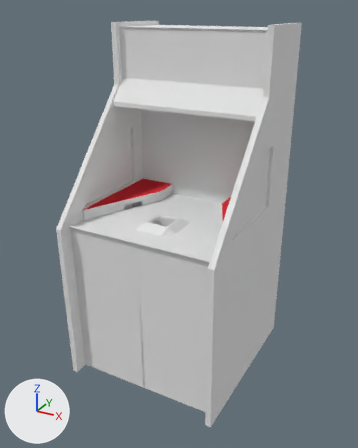
One commit to the Blender file coin pusher/Assets/Models/coinPusher.blend: the scene before it, then after it.
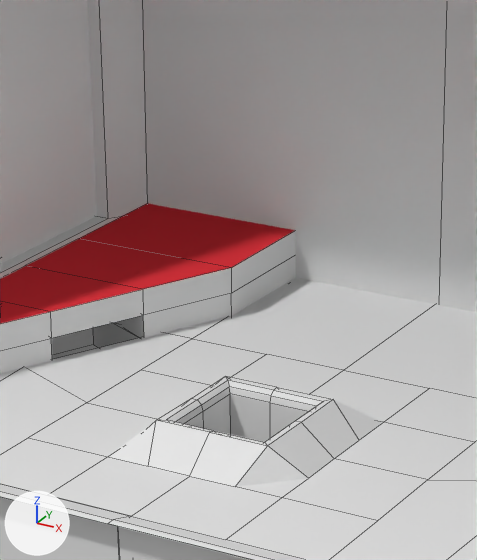
Each version appears first whole from a 50 mm lens placed at (2.919, -5.354, 4.661), pointed at (0.032, -0.105, 2.037), and next in a close-up on the part from 32% to 59% of the width and 31% to 56% of the height. The lights are fixed; the arrows at lower left show +X, +Y and +Z. The close-ups show mesh edges as thin lines.
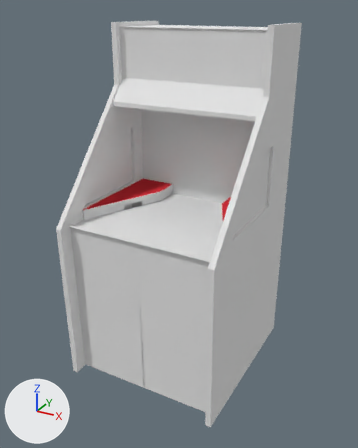
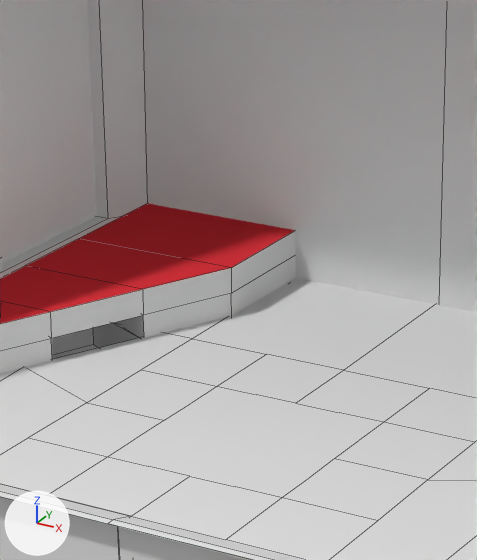
Boxes [x1, y1, x2, y2] around the edits, measured in the close-ups (477 x 560 px):
```json
{"part": 1, "of": "me_cube_003", "change": "cut back", "before": [108, 377, 384, 498], "after": [108, 386, 384, 498]}
```

Scene script edits in JSON lines:
```json
{"block": "me_cube_003", "where": "# used by ob_cube; location = (0.0, 0.0, 1.035); scale = (1.06, 1.06, 1.06)"}
{"op": "remove", "block": "me_cube_003", "code": "me_cube_003.from_pydata(...)  # 212 vertices, 201 faces; spans x -1.0..1.0, y -1.15..1.1, z -1.0..3.23"}
{"op": "add", "block": "me_cube_003", "code": "me_cube_003.from_pydata(...)  # 172 vertices, 158 faces; spans x -1.0..1.0, y -1.15..1.1, z -1.0..3.23"}
{"block": "me_cube_003", "change": "me_cube_003 part 1"}
{"block": "me_cube_003", "change": "40 vertices are removed from x -0.15..0.15, y -0.6..-0.29, z 0.9..1.12"}
{"block": "me_cube_003", "change": "44 faces are deleted"}
{"block": "me_cube_003", "change": "1 new face joins them, mat_machine (white #e7e7e7)"}
```
